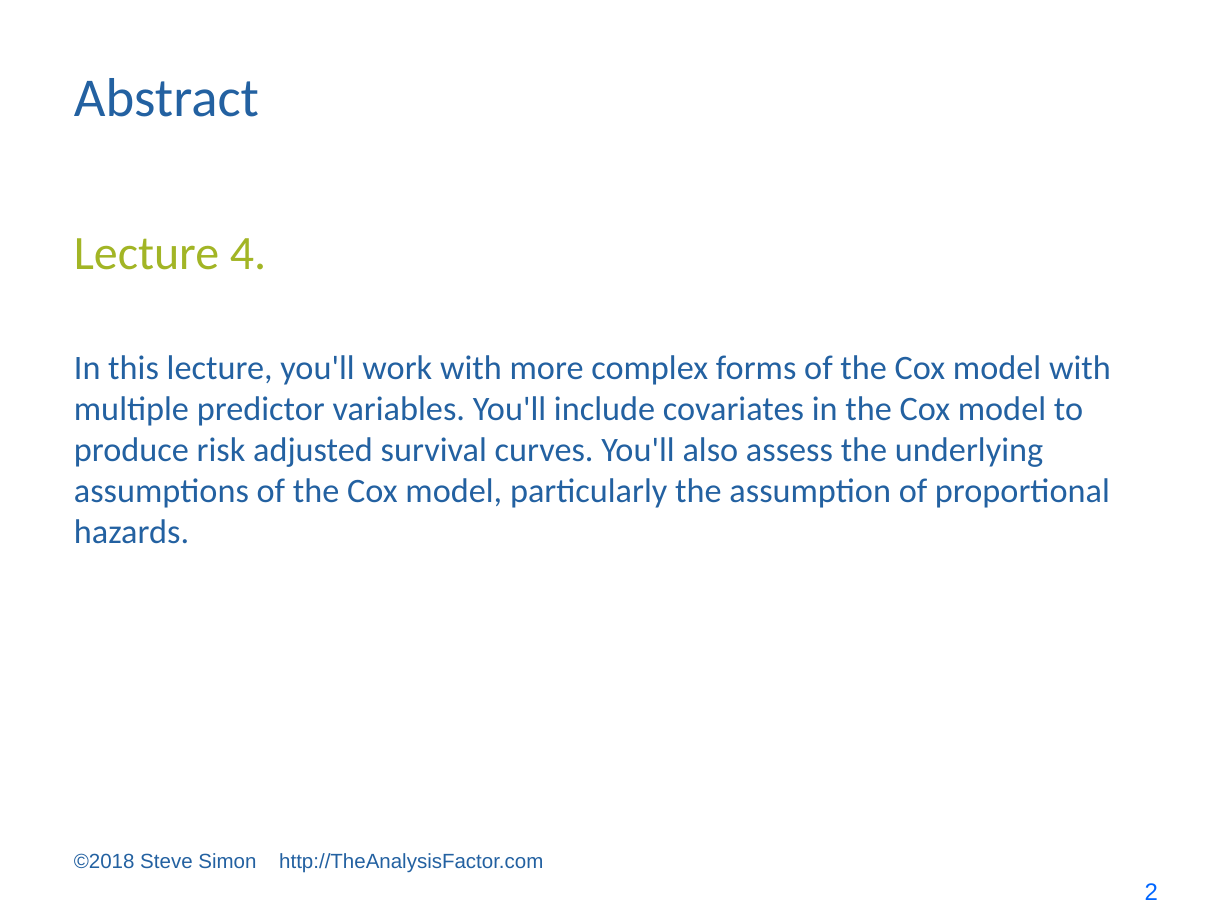
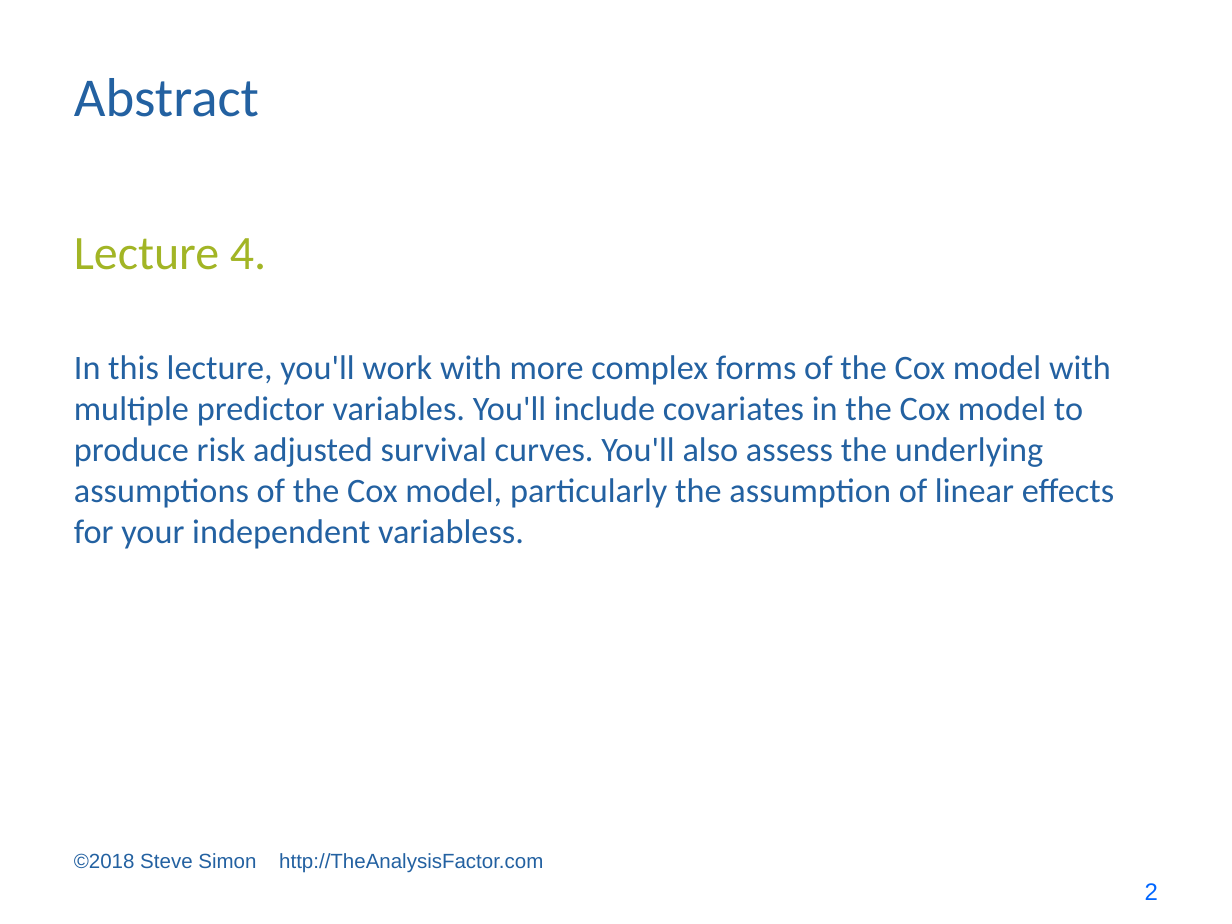
Before and after one commit to pmean/survival-lecture4, a slide deck: slide 2 of doc/survival lecture 4.pptx. Drawn at 1232x924 pixels with LibreOffice and Linux fonts; fonts in the diff are those of the drawing. Boxes give left, top, right and bottom in pixels: in the first picture for what was removed or moved away, otherwise in the second. Text is boxed around its words. In the diff, an @@ line names an element or a change of style, - is before the commit and + after.

```diff
--- a/doc/survival lecture 4.pptx
+++ b/doc/survival lecture 4.pptx
@@ text at bbox=[74, 355, 1114, 549]: text changed @@
-In this lecture, you'll work with more complex forms of the Cox model with multiple predictor variables. You'll include covariates in the Cox model to produce risk adjusted survival curves. You'll also assess the underlying assumptions of the Cox model, particularly the assumption of proportional hazards.
+In this lecture, you'll work with more complex forms of the Cox model with multiple predictor variables. You'll include covariates in the Cox model to produce risk adjusted survival curves. You'll also assess the underlying assumptions of the Cox model, particularly the assumption of linear effects for your independent variabless.
```
Also in this commit, not shown: 5 other files.
